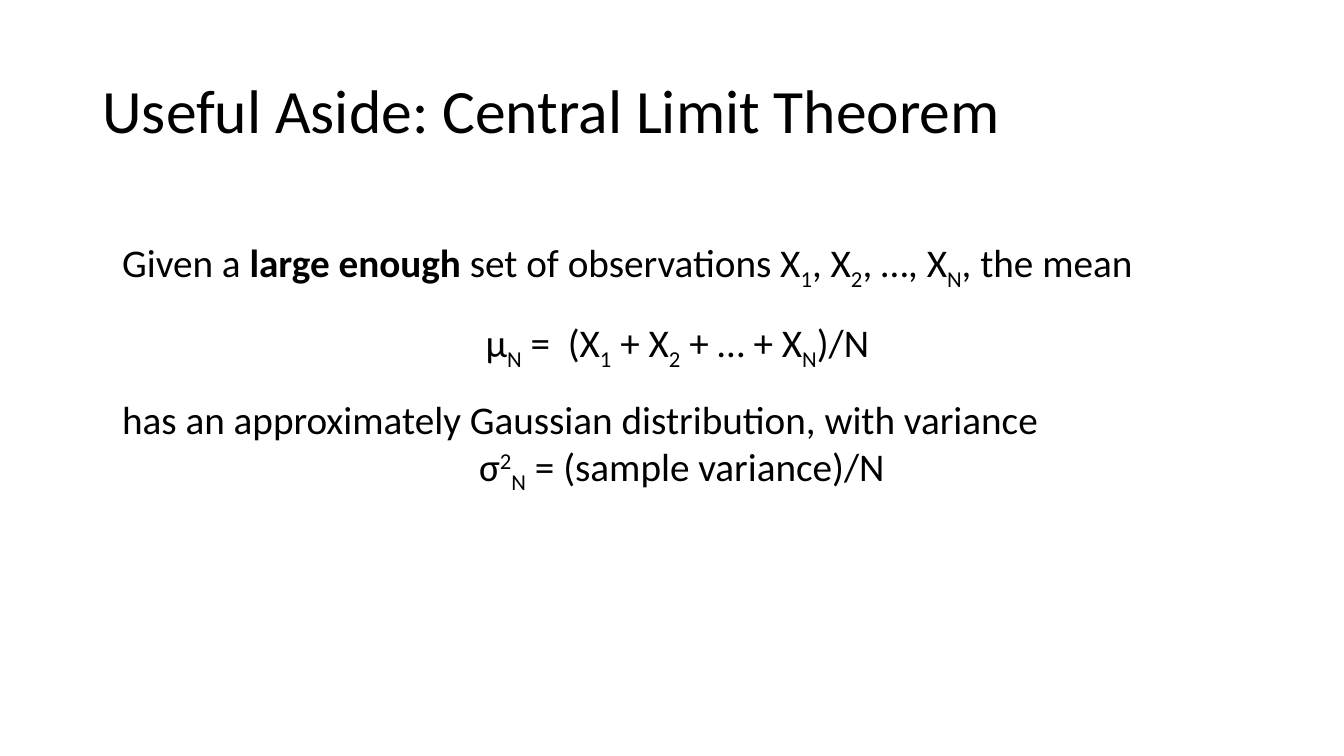
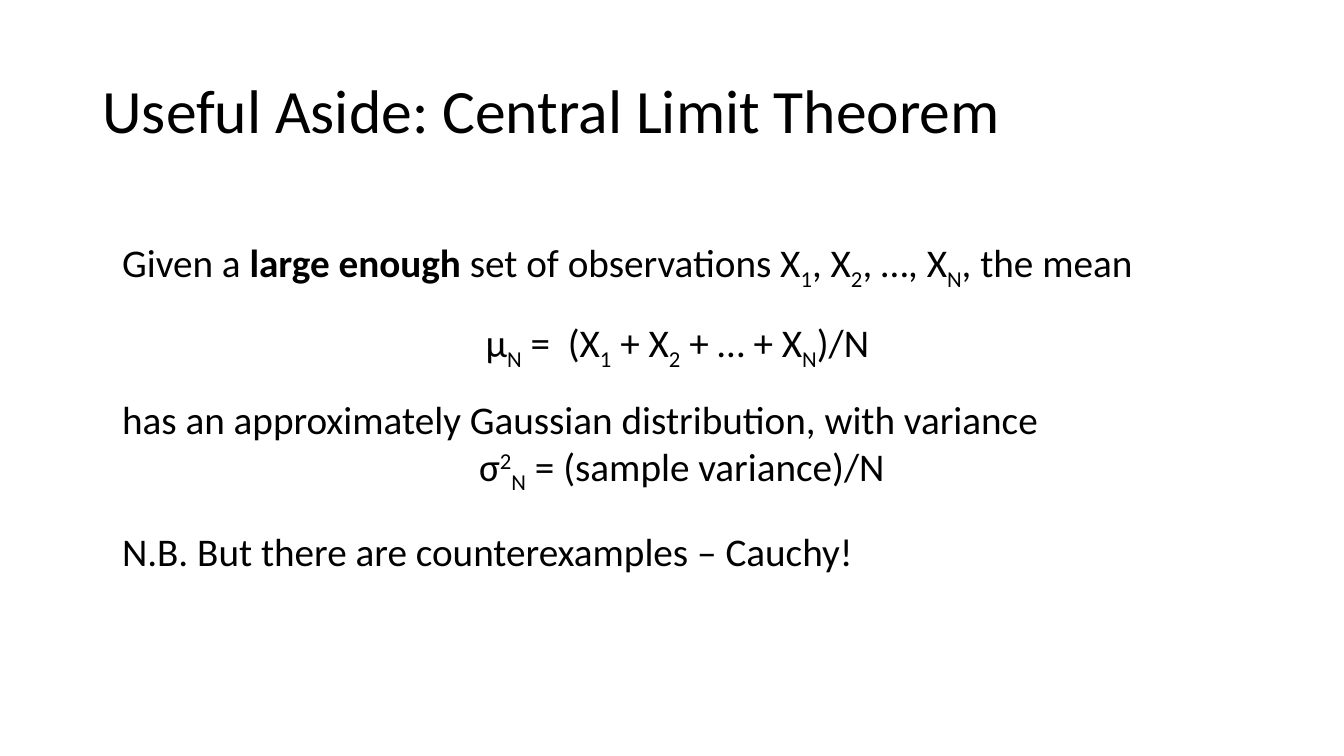
Before and after one commit to Oleg-Krivosheev/Statistical_Inference, a slide deck: slide 10 of Statistical Inference.pptx (slide 11 before the commit). Drawn at 1344x756 pixels with LibreOffice and Linux fonts; fonts in the diff are those of the drawing. Boxes give left, top, right and bottom in pixels: in the first picture for what was removed or moved away, otherwise in the second. Text is boxed around its words. In the diff, an @@ line names an element or a change of style, - is before the commit and + after.

```diff
--- a/Statistical Inference.pptx
+++ b/Statistical Inference.pptx
@@ text at (122,538,853,573): paragraph added @@
+N.B. But there are counterexamples – Cauchy!
```
Also in this commit, not shown: 3 other slides changed.
